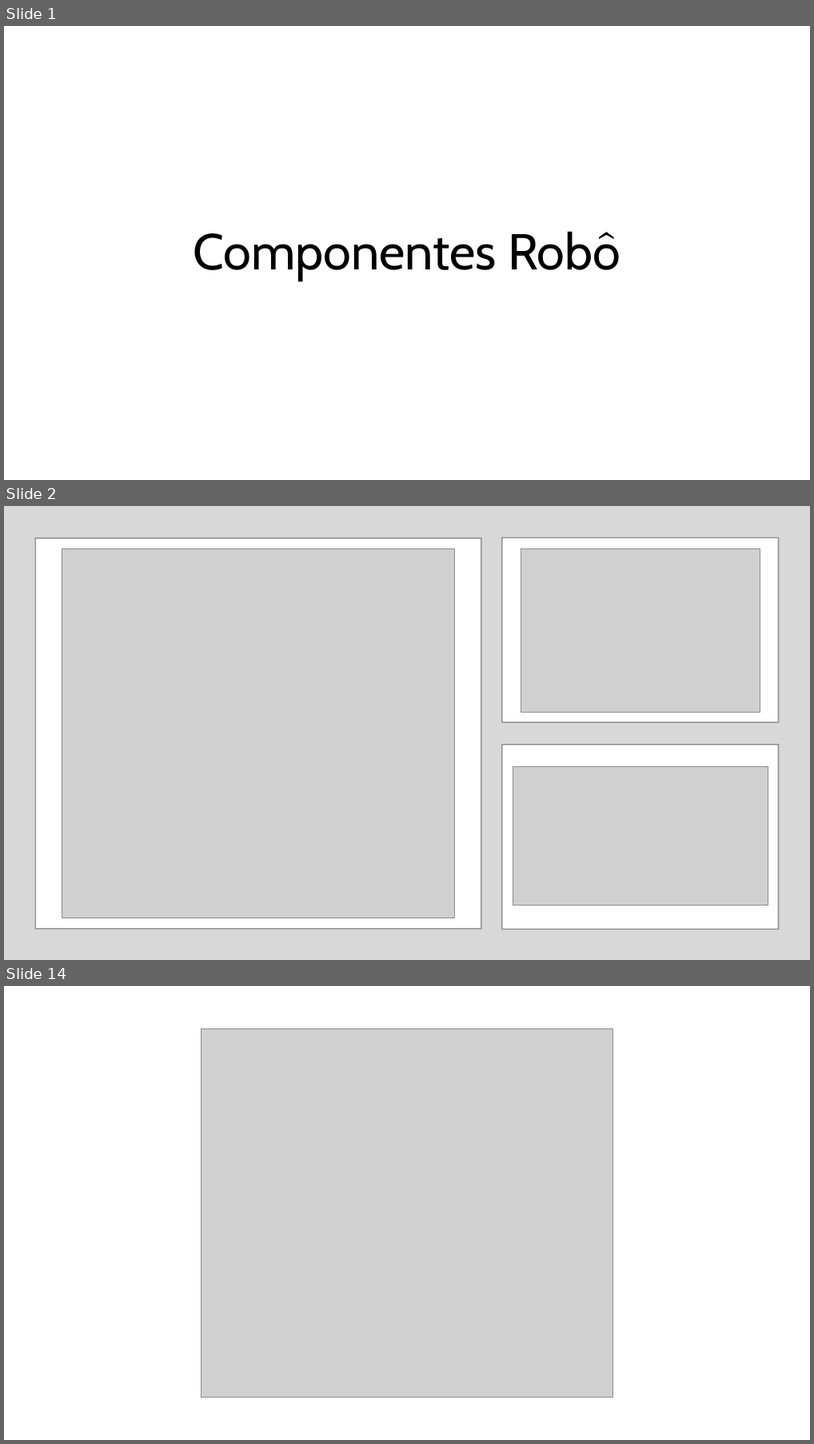
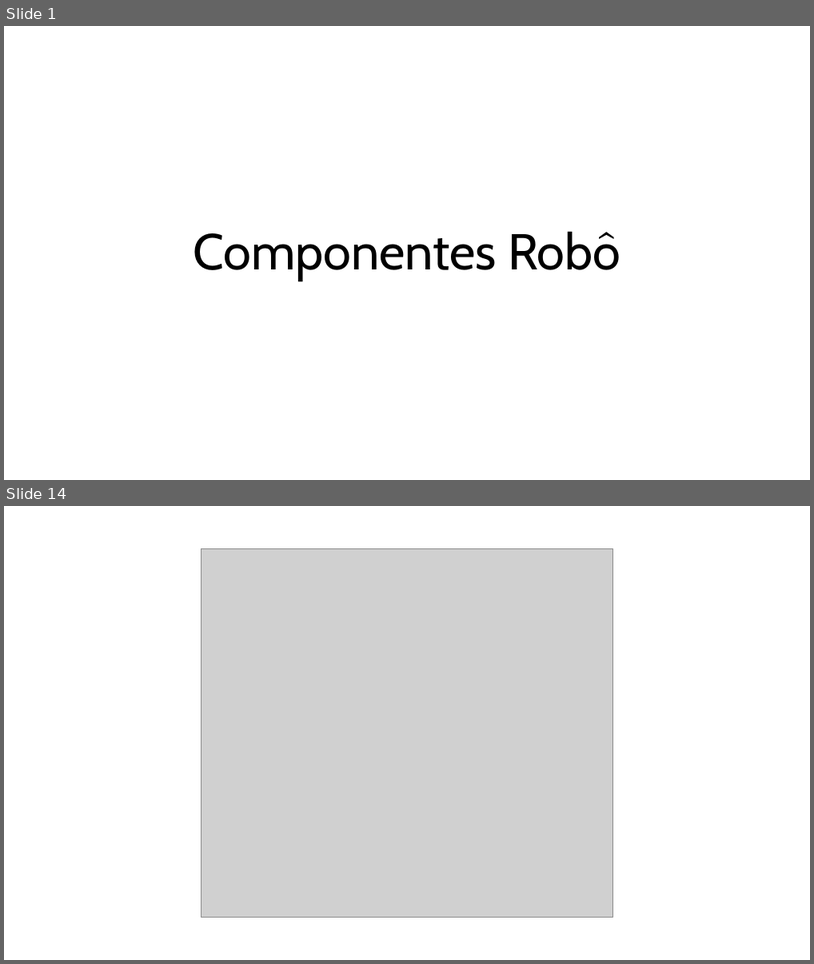
Before and after one commit to lg670/Dragster_Efanor26, a slide deck: Componentes_Robô.pptx. Shown one above the other, each under a label of ours: slides 1, 2 and 14 before the commit, slides 1 and 14 after it; the slides between them are not shown. The pictures are 814x1444 and 814x964 pixels, drawn with LibreOffice and Linux fonts; fonts in the diff are those of the drawing; grey boxes stand for pictures. Boxes give left, top, right and bottom in pixels: in the first picture for what was removed or moved away, otherwise in the second. Text is boxed around its words. In the diff, an @@ line names an element or a change of style, - is before the commit and + after.

```diff
--- a/Componentes_Robô.pptx
+++ b/Componentes_Robô.pptx
@@ slide 2 removed at [4,506,810,960], background #FFFFFF @@
@@ rectangle removed at [4,506,810,960] @@
@@ rectangle removed at [35,538,482,928] @@
@@ picture removed at [62,549,455,917] @@
@@ rectangle removed at [502,538,779,723] @@
@@ picture removed at [522,548,760,712] @@
@@ rectangle removed at [502,744,779,929] @@
@@ picture removed at [514,767,769,905] @@
```
Also in this commit, not shown: 12 slides added, 11 other slides removed.
